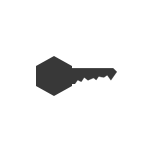
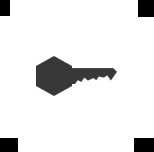
The second 154x152 image is a revision of the first. Changes to its layers:
added layer "black Dots" above "outline" over [left=0, top=0, right=154, bottom=152]
